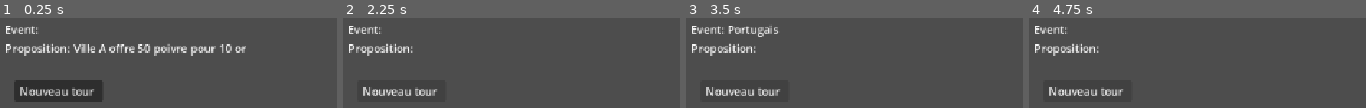
Above: before the commit, frames 1-4 (left to right).
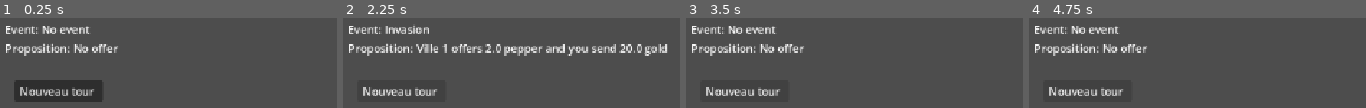
Above: after the commit, the same moments.

Repository: SharkyBSA/RDVH-2026
Game: Godot game, scene res://tests/turn_manager/TestTurnManager.tscn
The game is run twice, just before and just after one commit, with the same random seed, the same clock (stepped at 60 frames per second) and the same inputs. The project has no main scene, so this scene is started directly.
Inputs:
- Up to frame 1 (0.25 s): no input
- Up to frame 2 (2.25 s): click "Nouveau tour" at 0.5 s; click "Nouveau tour" at 1.25 s; click "Nouveau tour" at 2 s
- Up to frame 3 (3.5 s): tap Enter at 2.75 s
- Up to frame 4 (4.75 s): tap Space at 3.5 s; tap Enter at 4.25 s

The runs differ from the first frame. In frame 1, 3.9% of the frame differs, in the area x 12-73%, y 8-43%; in frame 2, 5.2%, in the area x 12-97%, y 8-43%; in frame 3, 1.7%; in frame 4, 1.7%.

Commit message:
turn manager v1 ok

Diff:
--- a/alice/turn_manager.gd
+++ /dev/null
@@ -1,22 +0,0 @@
-extends Node
-class_name TurnManager
-
-var current_turn : int = 0
-@export var events : Array[String] =["","Tempete","","","Portugais"]
-@export var town_offers : Array[String] = ["Ville A offre 50 poivre pour 10 or","Ville b offre 20 or pour 3 poivre"]
-
-signal next_turned
-
-func next_turn() -> void:
-	current_turn+=1
-	next_turned.emit()
-
-func get_turn_event()->String:
-	if current_turn<0 or current_turn>=events.size():
-		return ""
-	return events[current_turn]
-
-func get_turn_town_offers()->String:
-	if current_turn<0 or current_turn>=town_offers.size():
-		return ""
-	return town_offers[current_turn]
--- /dev/null
+++ b/alice/turn_mgr/town_proposition.gd
@@ -0,0 +1,11 @@
+extends Resource
+class_name TownOffer
+
+@export var town : int = -1
+@export var res_to_send : String = ""
+@export var send_amount : float = 0
+@export var res_to_receive : String = ""
+@export var receive_amount : float = 0
+
+func convert_offer(offer_send_amount: float)->float:
+	return offer_send_amount*receive_amount/send_amount
--- /dev/null
+++ b/alice/turn_mgr/turn_event.gd
@@ -0,0 +1,7 @@
+extends Resource
+class_name Event
+
+enum Type {NONE,TEMPEST,FOE}
+
+@export var target_town : int = -1
+@export var type : Type = Type.NONE
--- /dev/null
+++ b/alice/turn_mgr/turn_manager.gd
@@ -0,0 +1,30 @@
+extends Node
+class_name TurnManager
+
+@export var events : Array[Event] = []
+@export var town_offers : Array[TownOffer] = []
+
+var current_turn : int = 0
+signal next_turned
+
+func next_turn() -> void:
+	current_turn+=1
+	next_turned.emit()
+
+func get_turn_event()->Event:
+	if current_turn<0 or current_turn>=events.size():
+		return Event.new()
+	var turn_event : Event = events[current_turn]
+	if turn_event == null:
+		turn_event = Event.new()
+
+	return turn_event
+
+func get_turn_town_offers()->TownOffer:
+	if current_turn<0 or current_turn>=town_offers.size():
+		return TownOffer.new()
+	var turn_offer: TownOffer = town_offers[current_turn]
+	if turn_offer == null:
+		turn_offer = TownOffer.new()
+
+	return turn_offer
--- a/alice/turn_manager.tscn
+++ b/alice/turn_mgr/turn_manager.tscn
@@ -1,6 +1,6 @@
 [gd_scene format=3 uid="uid://dgfv6e3vip0a4"]
 
-[ext_resource type="Script" uid="uid://canbyt122h5nj" path="res://alice/turn_manager.gd" id="1_o5ojq"]
+[ext_resource type="Script" uid="uid://canbyt122h5nj" path="res://alice/turn_mgr/turn_manager.gd" id="1_o5ojq"]
 
 [node name="TurnManager" type="Node" unique_id=610062439]
 script = ExtResource("1_o5ojq")
--- a/tests/turn_manager/TestTurnManager.tscn
+++ b/tests/turn_manager/TestTurnManager.tscn
@@ -1,7 +1,47 @@
 [gd_scene format=3 uid="uid://dydp6htr0lt8i"]
 
 [ext_resource type="Script" uid="uid://boacrbl1ru5vb" path="res://tests/turn_manager/test_turn_manager.gd" id="1_xu5jy"]
-[ext_resource type="PackedScene" uid="uid://dgfv6e3vip0a4" path="res://alice/turn_manager.tscn" id="2_025q3"]
+[ext_resource type="PackedScene" uid="uid://dgfv6e3vip0a4" path="res://alice/turn_mgr/turn_manager.tscn" id="2_025q3"]
+[ext_resource type="Script" uid="uid://dji1gvea14ls8" path="res://alice/turn_mgr/turn_event.gd" id="3_5q858"]
+[ext_resource type="Script" uid="uid://76olk5l6av78" path="res://alice/turn_mgr/town_proposition.gd" id="4_jnm51"]
+
+[sub_resource type="Resource" id="Resource_5q858"]
+script = ExtResource("3_5q858")
+target_town = 0
+type = 1
+metadata/_custom_type_script = "uid://dji1gvea14ls8"
+
+[sub_resource type="Resource" id="Resource_kxg4w"]
+script = ExtResource("3_5q858")
+metadata/_custom_type_script = "uid://dji1gvea14ls8"
+
+[sub_resource type="Resource" id="Resource_jnm51"]
+script = ExtResource("3_5q858")
+target_town = 0
+type = 2
+metadata/_custom_type_script = "uid://dji1gvea14ls8"
+
+[sub_resource type="Resource" id="Resource_xmld7"]
+script = ExtResource("4_jnm51")
+town = 0
+res_to_send = "pepper"
+send_amount = 10.0
+res_to_receive = "gold"
+receive_amount = 50.0
+metadata/_custom_type_script = "uid://76olk5l6av78"
+
+[sub_resource type="Resource" id="Resource_d61yf"]
+script = ExtResource("4_jnm51")
+metadata/_custom_type_script = "uid://76olk5l6av78"
+
+[sub_resource type="Resource" id="Resource_gw6dx"]
+script = ExtResource("4_jnm51")
+town = 1
+res_to_send = "gold"
+send_amount = 20.0
+res_to_receive = "pepper"
+receive_amount = 2.0
+metadata/_custom_type_script = "uid://76olk5l6av78"
 
 [node name="TestTurnManager" type="Control" unique_id=544450310]
 layout_mode = 3
@@ -14,6 +54,8 @@
 
 [node name="TurnManager" parent="." unique_id=610062439 instance=ExtResource("2_025q3")]
 unique_name_in_owner = true
+events = Array[ExtResource("3_5q858")]([null, SubResource("Resource_5q858"), SubResource("Resource_kxg4w"), SubResource("Resource_jnm51")])
+town_offers = Array[ExtResource("4_jnm51")]([null, SubResource("Resource_xmld7"), SubResource("Resource_d61yf"), SubResource("Resource_gw6dx")])
 
 [node name="NextTurn" type="Button" parent="." unique_id=2084557768]
 unique_name_in_owner = true
--- a/tests/turn_manager/test_turn_manager.gd
+++ b/tests/turn_manager/test_turn_manager.gd
@@ -14,5 +14,23 @@
 	update_ui()
 
 func update_ui():
-	event_lbl.text = "Event: "+turn_manager.get_turn_event()
-	proposition.text = "Proposition: "+turn_manager.get_turn_town_offers()
+	var event: Event = turn_manager.get_turn_event()
+	var event_string : String = "No event"
+
+	var town_offer: TownOffer = turn_manager.get_turn_town_offers()
+	var town_offer_string : String = "No offer"
+
+	match event.type:
+		Event.Type.TEMPEST:
+			event_string = "Tempete !"
+		Event.Type.FOE:
+			event_string = "Invasion"
+
+
+	if town_offer.town != -1:
+		town_offer_string = "Ville "+str(town_offer.town)
+		town_offer_string += " offers "+str(town_offer.receive_amount) + " "+ town_offer.res_to_receive
+		town_offer_string += " and you send "+str(town_offer.send_amount) + " "+ town_offer.res_to_send
+
+	event_lbl.text = "Event: "+event_string
+	proposition.text = "Proposition: "+town_offer_string
Not shown, added: alice/turn_mgr/town_proposition.gd.uid
Not shown, added: alice/turn_mgr/turn_event.gd.uid
Renamed: alice/turn_manager.gd.uid -> alice/turn_mgr/turn_manager.gd.uid
